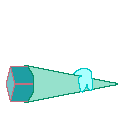
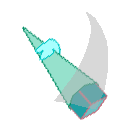
Two versions of the same layered image (120 × 120). Layer-by-layer changes:
added layer "Paint Layer 4" (50%) above "Copy of Paint Layer 1 Merged" over [6, 12, 118, 120]
added layer "Copy of Paint Layer 1 Merged" (1st of 2) above "Copy of Paint Layer 1 Merged" over [6, 12, 118, 120]
hid "Paint Layer 3", painted on it over [6, 64, 118, 120]
hid "Paint Layer 2", painted on it over [6, 64, 118, 120]
hid "Paint Layer 1", painted on it over [6, 64, 118, 120]
